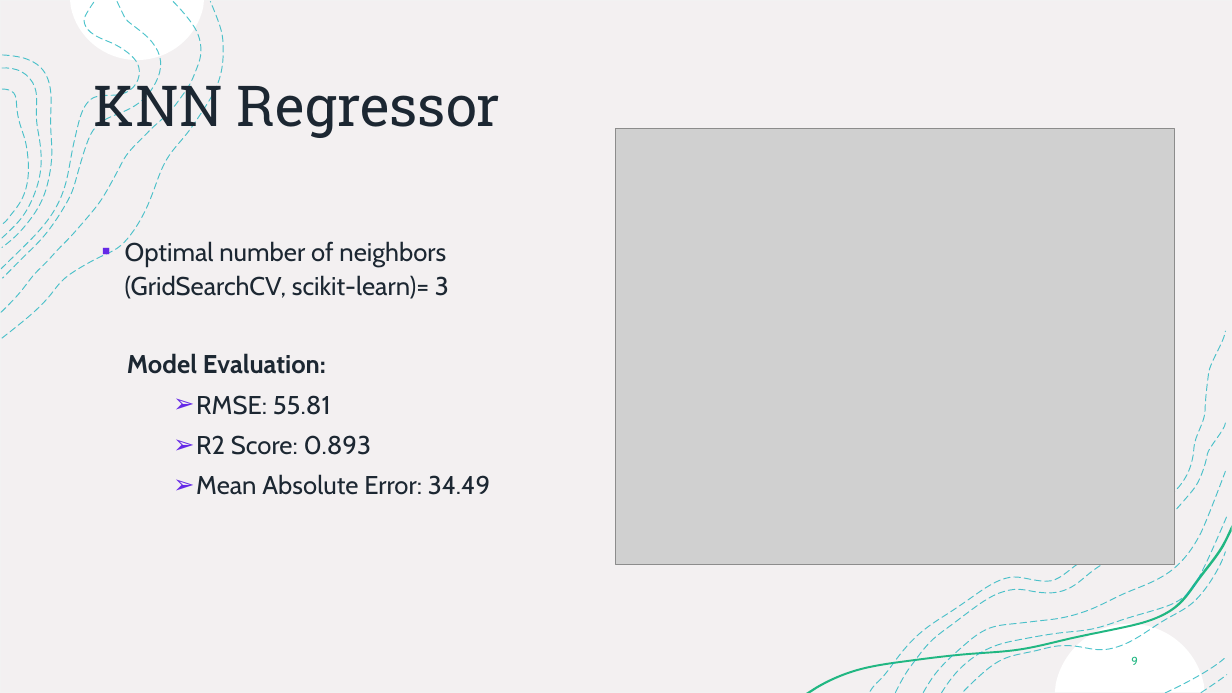
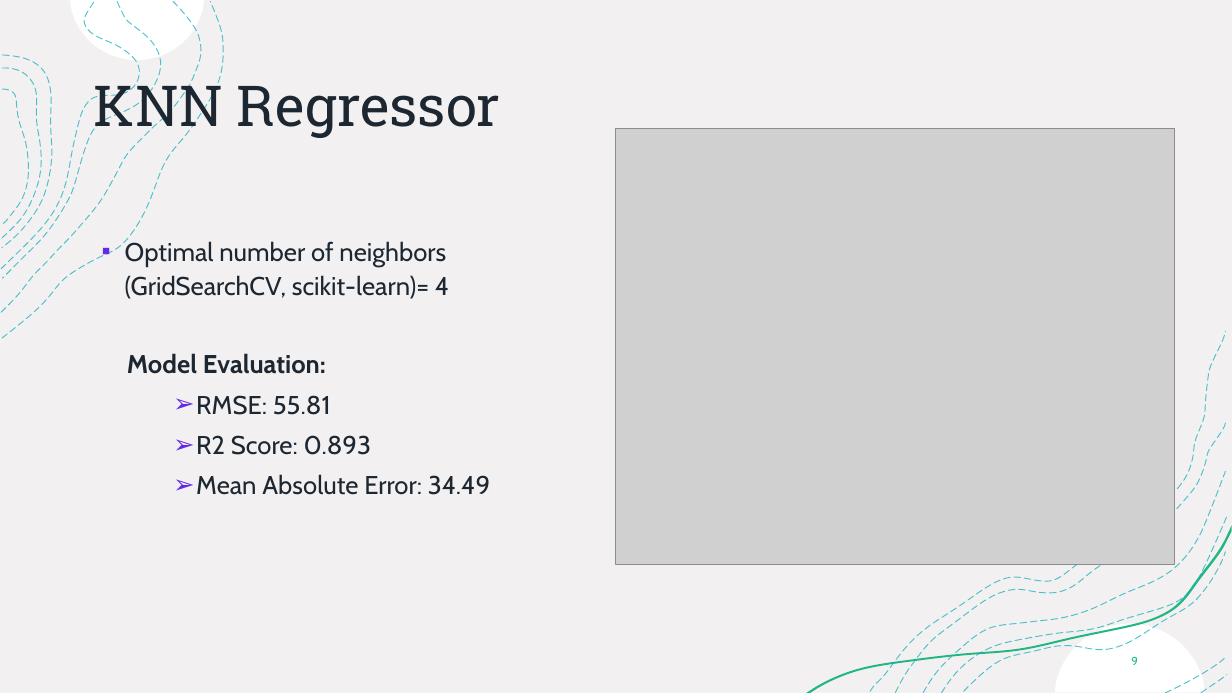
Before and after one commit to joss-thu/MLProj-GermanAirFares, a slide deck: slide 9 of ML-Project.pptx. Drawn at 1232x693 pixels with LibreOffice and Linux fonts; fonts in the diff are those of the drawing; grey boxes stand for pictures. Boxes give left, top, right and bottom in pixels: in the first picture for what was removed or moved away, otherwise in the second. Text is boxed around its words. In the diff, an @@ line names an element or a change of style, - is before the commit and + after.

Commit message:
KNN regressor added.

```diff
--- a/ML-Project.pptx
+++ b/ML-Project.pptx
@@ text at (125,240,449,299): text changed @@
-▪ Optimal number of neighbors (GridSearchCV, scikit-learn)= 3
+▪ Optimal number of neighbors (GridSearchCV, scikit-learn)= 4
```
Also in this commit, not shown: 1 other file.
